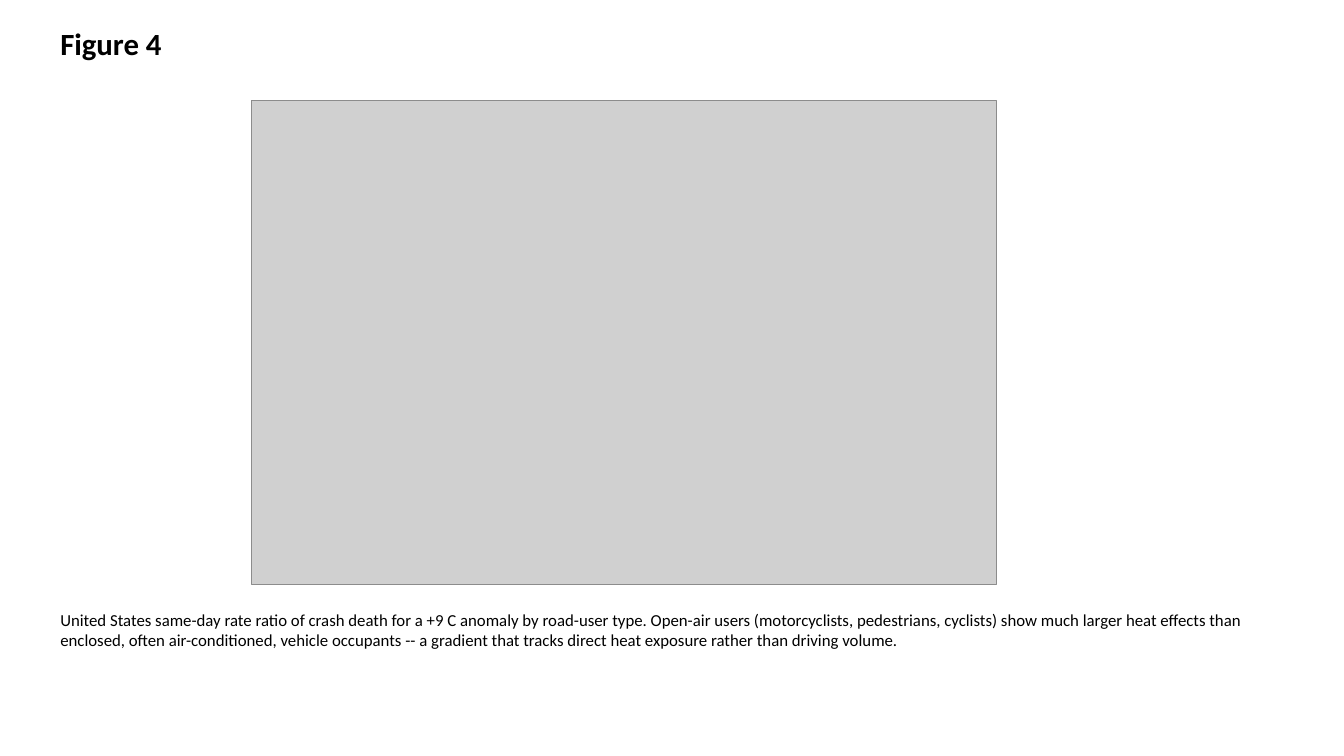
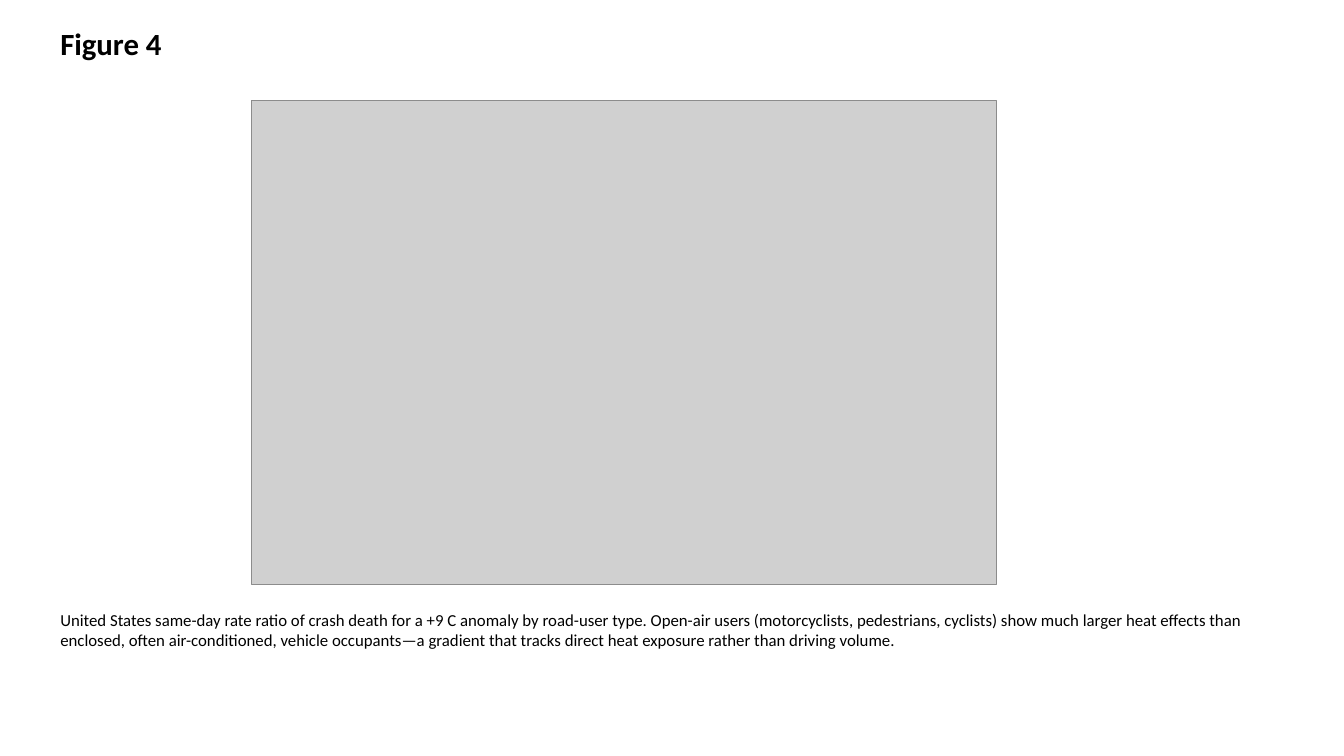
Before and after one commit to bougtoir/heat-accidents-mortality, a slide deck: slide 4 of heat_accidents_mortality/output/manuscript/figures.pptx. Drawn at 1344x756 pixels with LibreOffice and Linux fonts; fonts in the diff are those of the drawing; grey boxes stand for pictures. Boxes give left, top, right and bottom in pixels: in the first picture for what was removed or moved away, otherwise in the second. Text is boxed around its words. In the diff, an @@ line names an element or a change of style, - is before the commit and + after.

```diff
--- a/heat_accidents_mortality/output/manuscript/figures.pptx
+++ b/heat_accidents_mortality/output/manuscript/figures.pptx
@@ text at [60,614,1240,649]: text changed @@
-United States same-day rate ratio of crash death for a +9 C anomaly by road-user type. Open-air users (motorcyclists, pedestrians, cyclists) show much larger heat effects than enclosed, often air-conditioned, vehicle occupants -- a gradient that tracks direct heat exposure rather than driving volume.
+United States same-day rate ratio of crash death for a +9 C anomaly by road-user type. Open-air users (motorcyclists, pedestrians, cyclists) show much larger heat effects than enclosed, often air-conditioned, vehicle occupants—a gradient that tracks direct heat exposure rather than driving volume.
```
Also in this commit, not shown: 6 other files.
